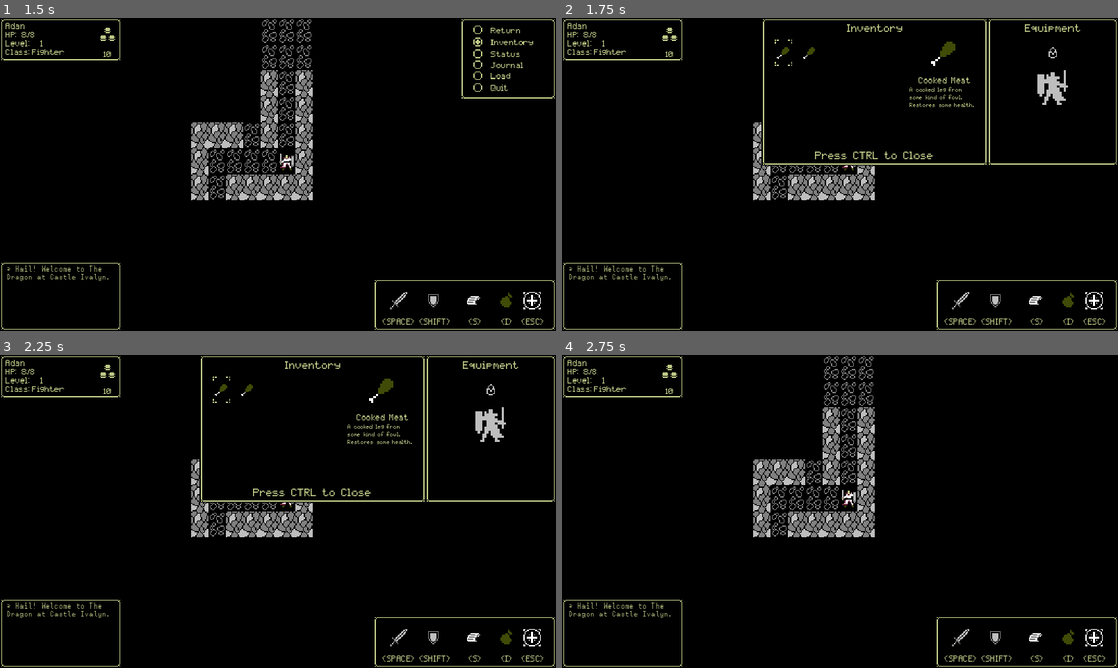
Above: before the commit, frames 1-4 (two rows, left to right).
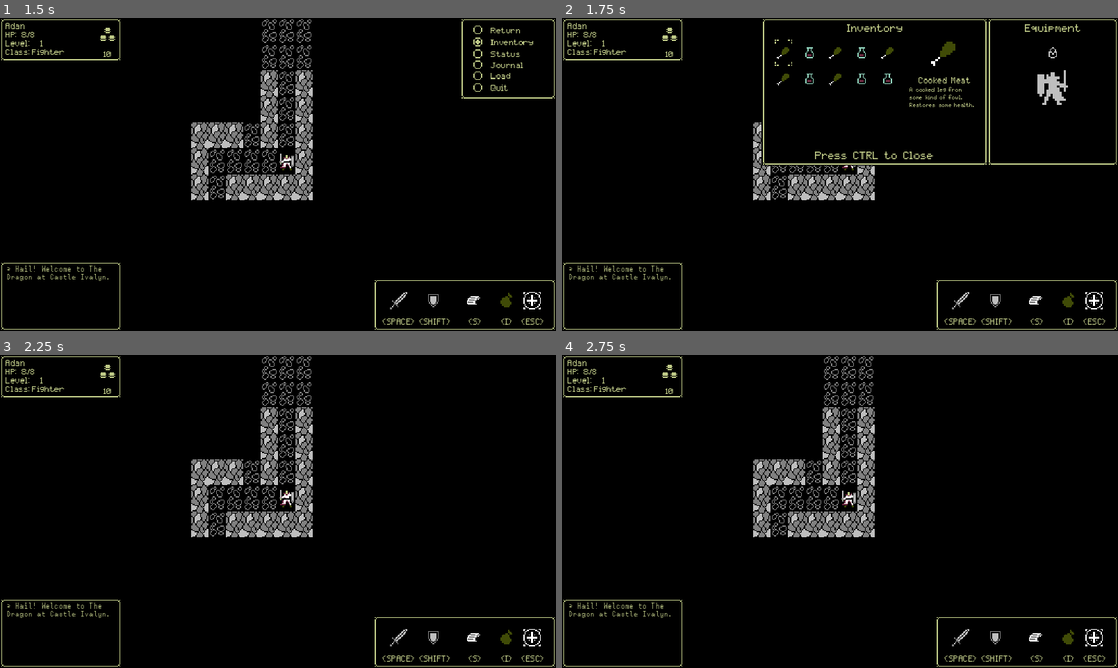
Above: after the commit, the same moments.

Repository: ChrisGlenn/tdaci
Game: Godot game, scene res://Scenes/LevelOne/level_one.tscn
The game is run twice, just before and just after one commit, with the same random seed, the same clock (stepped at 60 frames per second) and the same inputs.
Inputs:
- Up to frame 1 (1.5 s): tap Enter at 0.5 s; hold Right (ci_RIGHT) 0.53-1.28 s; tap Space (ci_A) at 0.6 s; tap Ctrl (ci_B) at 0.8, 1.35 s; tap Escape (ci_START) at 1.25 s; hold Down (ci_DOWN) from 1.28 s (still down)
- Up to frame 2 (1.75 s): keep holding Down (ci_DOWN); tap Space (ci_A) at 1.55 s
- Up to frame 3 (2.25 s): tap Escape (ci_START) at 2 s; release Down (ci_DOWN) at 2.03 s; hold Right (ci_RIGHT) from 2.03 s (still down); tap Space (ci_A) at 2.1 s
- Up to frame 4 (2.75 s): keep holding Right (ci_RIGHT); tap Ctrl (ci_B) at 2.3 s

Frame 1 is identical in both runs. In frame 2, 0.2% of the frame differs, in the area x 38-60%, y 9-22%; in frame 3, 4.5%, in the area x 35-100%, y 0-48%; in frame 4, less than 0.1%.

Commit message:
10/13/2024 NOON
Sonoma MTP

Diff:
--- a/Scenes/UI/Game_Menu/game_menu.gd
+++ b/Scenes/UI/Game_Menu/game_menu.gd
@@ -24,7 +24,7 @@
     if Input.is_action_just_pressed("ci_UP"):
         if sel_pos != 0:
             sel_pos -= 1 # decrement selection position
-    if Input.is_action_just_pressed("ci_A"):
+    if Input.is_action_just_pressed("ci_A") or Input.is_action_just_pressed("ci_START"):
         # the player has made a selection check the current position and then react
         if sel_pos == 0:
             # return to game
--- a/Scenes/UI/Inventory_Menu/inventory_menu.gd
+++ b/Scenes/UI/Inventory_Menu/inventory_menu.gd
@@ -20,14 +20,13 @@
 		for n in Globals.player["INV"].size():
 			INV_SLOTS.get_child(n).frame = Items.Items_DB[Globals.player["INV"][n]]["frame"]
 			Globals.player["current_weight"] += Items.Items_DB[Globals.player["INV"][n]]["weight"]
-		INSPECT_TITLE.text = Items.Items_DB[Globals.player["INV"][cur_pos]]["title"]
-		INSPECT_SPRITE.frame = Items.Items_DB[Globals.player["INV"][cur_pos]]["frame"]
-		INSPECT_DESC.text = Items.Items_DB[Globals.player["INV"][cur_pos]]["desc"]
+		update_inspector() # update the inventory inspector
 	else:
 		# update the inventory inspector to show no items in inventory
 		INV_SELECTOR.visible = false # hide the inventory selector
 		INSPECT_TITLE.text = "" # blank
 		INSPECT_DESC.text = "Your inventory is empty..."
+	print(Globals.player["current_weight"])
 	visible = true # show the inventory screen AFTER updating
 
 func _process(_delta: float) -> void:
@@ -36,7 +35,59 @@
 
 func inventory_control():
 	# CYCLE THROUGH THE INVENTORY
+	if Globals.player["INV"].size() > 0:
+		if Input.is_action_just_pressed("ci_RIGHT"):
+			if cur_pos < Globals.player["INV"].size() - 1:
+				cur_pos += 1
+				INV_SELECTOR.position = INV_SLOTS.get_child(cur_pos).position
+				update_inspector()
+		if Input.is_action_just_pressed("ci_LEFT"):
+			if cur_pos > 0:
+				cur_pos -= 1
+				INV_SELECTOR.position = INV_SLOTS.get_child(cur_pos).position
+				update_inspector()
+		if Input.is_action_just_pressed("ci_DOWN"):
+			if (cur_pos + 5) < Globals.player["INV"].size():
+				cur_pos += 5
+				INV_SELECTOR.position = INV_SLOTS.get_child(cur_pos).position
+				update_inspector()
+		if Input.is_action_just_pressed("ci_UP"):
+			if (cur_pos - 5) >= 0:
+				cur_pos -= 5
+				INV_SELECTOR.position = INV_SLOTS.get_child(cur_pos).position
+				update_inspector()
+	# USE/EQUIP/ECT THE OBJECT
+	if Input.is_action_just_pressed("ci_A"):
+		Globals.player["INV"].remove_at(cur_pos)
+		if cur_pos > 0:
+			cur_pos -= 1
+			INV_SELECTOR.position = INV_SLOTS.get_child(cur_pos).position
+		Globals.player["current_weight"] = 0.0
+		update_inventory()
 	# CLOSE THE INVENTORY MENU
-	if Input.is_action_just_pressed("ci_B"):
+	if Input.is_action_just_pressed("ci_B") or Input.is_action_just_pressed("ci_START"):
 		get_tree().paused = false # unpause the game
 		queue_free() # delete the inventory instance
+
+func update_inspector():
+	INSPECT_TITLE.text = Items.Items_DB[Globals.player["INV"][cur_pos]]["title"]
+	INSPECT_SPRITE.frame = Items.Items_DB[Globals.player["INV"][cur_pos]]["frame"]
+	INSPECT_DESC.text = Items.Items_DB[Globals.player["INV"][cur_pos]]["desc"]
+
+func update_inventory():
+	# iterate through and set the frame for each slot based on the reference
+	# in the Items class database
+	for n in INV_SLOTS.get_child_count():
+		if n <= Globals.player["INV"].size()-1:
+			INV_SLOTS.get_child(n).frame = Items.Items_DB[Globals.player["INV"][n]]["frame"]
+			Globals.player["current_weight"] += Items.Items_DB[Globals.player["INV"][n]]["weight"]
+		else:
+			INV_SLOTS.get_child(n).frame = 259
+	if Globals.player["INV"].size() == 0:
+		INV_SELECTOR.visible = false # hide the selector
+		# update the inventory inspector to show no items in inventory
+		Globals.player["current_weight"] = 0.0 # reset the weight
+		INV_SELECTOR.visible = false # hide the inventory selector
+		INSPECT_SPRITE.frame = 259 # blank
+		INSPECT_TITLE.text = "" # blank
+		INSPECT_DESC.text = "Your inventory is empty..."
--- a/Scenes/UI/Quest_Menu/quest_menu.gd
+++ b/Scenes/UI/Quest_Menu/quest_menu.gd
@@ -47,7 +47,7 @@
 				update_journal()
 				SELECTORS.get_child(sel_pos + 1).frame = 0 # reset previous frame
 	# close the journal
-	if Input.is_action_just_pressed("ci_B"):
+	if Input.is_action_just_pressed("ci_B") or Input.is_action_just_pressed("ci_START"):
 		get_tree().paused = false # unpase the game
 		queue_free() # delete self
 
--- a/Scenes/UI/Status_Menu/status_menu.gd
+++ b/Scenes/UI/Status_Menu/status_menu.gd
@@ -49,6 +49,6 @@
     visible = true # show after setting all the player stats
 
 func _process(_delta: float) -> void:
-    if Input.is_action_just_pressed("ci_B"):
+    if Input.is_action_just_pressed("ci_B") or Input.is_action_just_pressed("ci_START"):
         get_tree().paused = false # unpause the rest of the game
         queue_free() # delete self
--- a/Scripts/functions.gd
+++ b/Scripts/functions.gd
@@ -59,3 +59,8 @@
 func pick_lock():
     # calculate and return if the lock was picked or not
     pass
+
+# inventory functions
+# consumables
+# equipable
+# ect
--- a/Scripts/globals.gd
+++ b/Scripts/globals.gd
@@ -36,7 +36,7 @@
     "AC": 2,
     "WPN_DMG": 0,
     "WPN_PEN": 0,
-    "INV": ["meat", "meat"],
+    "INV": ["meat", "health potion", "meat", "health potion", "meat", "meat", "health potion", "meat", "health potion", "health potion"],
     "Spells": [],
     "Dead": false
 }
@@ -92,7 +92,7 @@
     # record variables
     last_message = terminal # record the terminal message
     # hide the mouse
-    Input.set_mouse_mode(Input.MOUSE_MODE_HIDDEN)
+    # Input.set_mouse_mode(Input.MOUSE_MODE_HIDDEN)
     # check for gamepad and if detected change the UI button text
     var joypad = Input.get_connected_joypads()
     if joypad.size() > 0:
